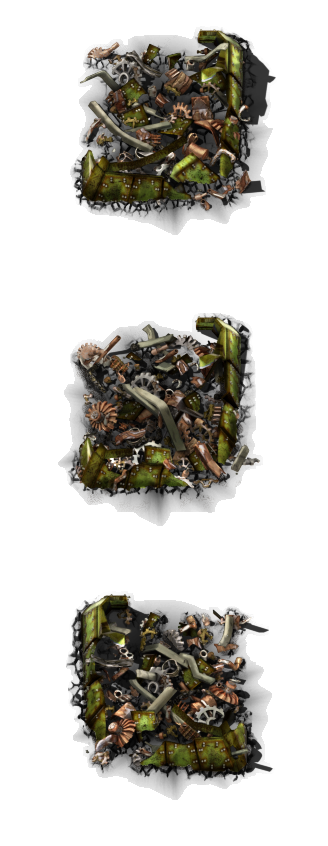
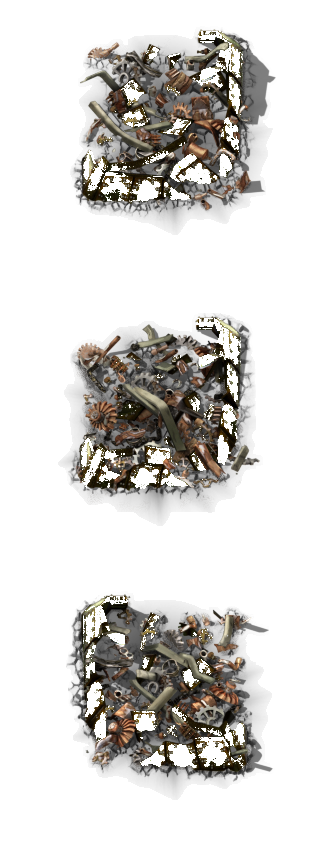
Revision of a layered 328 x 846 image; what changed, layer by layer:
hid "assembling-machine-3-remnants.png copy #2" over (58, 26, 276, 800)
hid "assembling-machine-3-remnants.png copy #1" over (58, 26, 276, 800)
hid "assembling-machine-3-remnants.png copy" over (58, 26, 276, 800)
